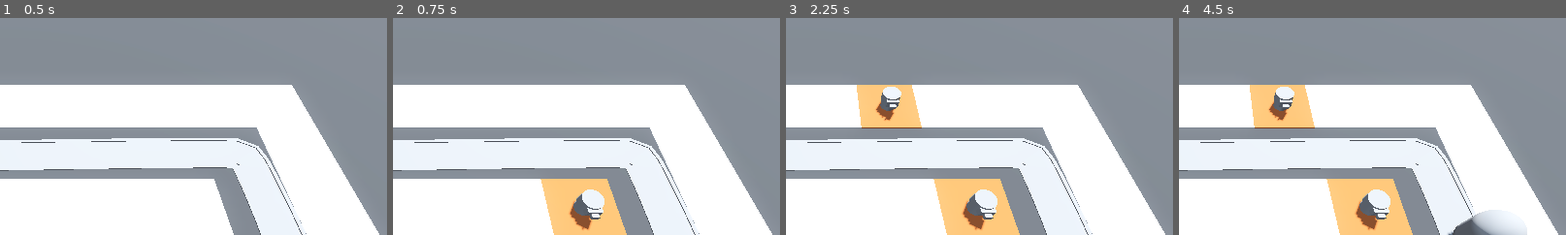
Above: before the commit, frames 1-4 (left to right).
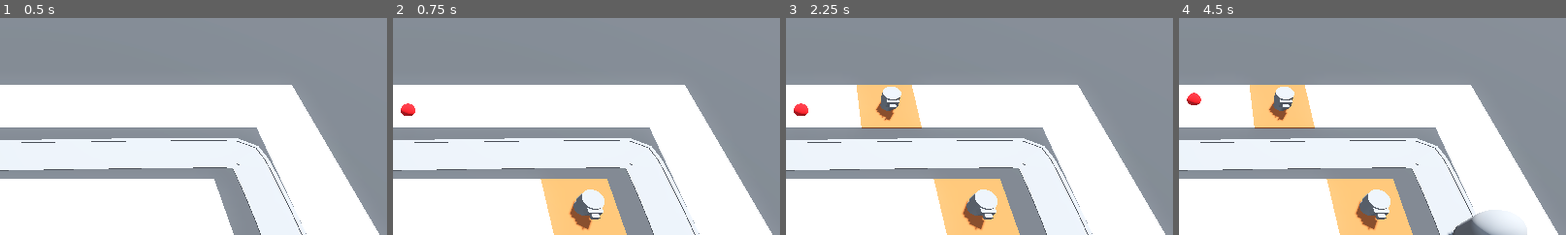
Above: after the commit, the same moments.

Repository: ivdobry/barbarianTD
Game: Godot game, scene res://scenes/base_level.tscn
Two runs of this game, one before a commit and one after it. Both use one fixed random seed, a clock stepped at 60 frames per second and the inputs below.
Inputs (mouse positions are % of the whole screen's width and height, from its top left):
- Up to frame 1 (0.5 s): no input
- Up to frame 2 (0.75 s): move the mouse to (72, 45) at 0.52 s; press the mouse at (72, 45) at 0.53 s
- Up to frame 3 (2.25 s): move the mouse to (30, 55) at 1.27 s; release the mouse at (30, 55) at 1.28 s; click (30, 55) at 1.35 s; move the mouse to (60, 28) at 2.02 s; press the mouse at (60, 28) at 2.03 s
- Up to frame 4 (4.5 s): move the mouse to (45, 70) at 2.77 s; release the mouse at (45, 70) at 2.78 s; click (45, 70) at 2.85 s; move the mouse to (80, 65) at 3.52 s; press the mouse at (80, 65) at 3.53 s; move the mouse to (20, 35) at 4.27 s; release the mouse at (20, 35) at 4.28 s; click (20, 35) at 4.35 s
The pictures show only the part of the screen within x 48-98%, y 4-53%; the shares and areas given below are measured in that part.

Frame 1 is identical in both runs. In frame 2, 0.2% of the frame differs, in the area x 2-6%, y 39-46%; in frame 3, 0.2%; in frame 4, 0.2%.

Commit message:
Add turret projectiles.

Diff:
--- /dev/null
+++ b/scenes/turret/projectile.gd
@@ -0,0 +1,8 @@
+extends Area3D
+
+var direction := Vector3.FORWARD
+
+@export var speed := 30.0
+
+func _physics_process(delta: float) -> void:
+	position += direction * speed * delta
--- /dev/null
+++ b/scenes/turret/projectile.tscn
@@ -0,0 +1,21 @@
+[gd_scene load_steps=5 format=3 uid="uid://ctuljos7s12gd"]
+
+[ext_resource type="Script" uid="uid://b3hm03lsh381i" path="res://scenes/turret/projectile.gd" id="1_78ogm"]
+
+[sub_resource type="StandardMaterial3D" id="StandardMaterial3D_30my0"]
+albedo_color = Color(0.8628994, 0, 0.044554062, 1)
+
+[sub_resource type="SphereMesh" id="SphereMesh_78ogm"]
+material = SubResource("StandardMaterial3D_30my0")
+
+[sub_resource type="SphereShape3D" id="SphereShape3D_fcm3p"]
+
+[node name="Projectile" type="Area3D"]
+top_level = true
+script = ExtResource("1_78ogm")
+
+[node name="MeshInstance3D" type="MeshInstance3D" parent="."]
+mesh = SubResource("SphereMesh_78ogm")
+
+[node name="CollisionShape3D" type="CollisionShape3D" parent="."]
+shape = SubResource("SphereShape3D_fcm3p")
--- /dev/null
+++ b/scenes/turret/turret.gd
@@ -0,0 +1,13 @@
+extends Node3D
+
+@export var projectile: PackedScene
+
+# Called when the node enters the scene tree for the first time.
+func _ready() -> void:
+	var shot = projectile.instantiate()
+	add_child(shot)
+
+
+# Called every frame. 'delta' is the elapsed time since the previous frame.
+func _process(_delta: float) -> void:
+	pass
--- a/scenes/turret/turret.tscn
+++ b/scenes/turret/turret.tscn
@@ -1,4 +1,7 @@
-[gd_scene load_steps=5 format=3 uid="uid://sgdja3wa56la"]
+[gd_scene load_steps=7 format=3 uid="uid://sgdja3wa56la"]
+
+[ext_resource type="Script" uid="uid://dinnsg7vqpa0n" path="res://scenes/turret/turret.gd" id="1_i6dxt"]
+[ext_resource type="PackedScene" uid="uid://ctuljos7s12gd" path="res://scenes/turret/projectile.tscn" id="2_rmqmx"]
 
 [sub_resource type="CylinderMesh" id="CylinderMesh_f8wgh"]
 height = 1.0
@@ -15,6 +18,8 @@
 size = Vector3(0.4, 0.2, 0.5)
 
 [node name="Turret" type="Node3D"]
+script = ExtResource("1_i6dxt")
+projectile = ExtResource("2_rmqmx")
 
 [node name="TurretBase" type="MeshInstance3D" parent="."]
 transform = Transform3D(1, 0, 0, 0, 1, 0, 0, 0, 1, 0, 0.5, 0)
Not shown, added: scenes/turret/projectile.gd.uid
Not shown, added: scenes/turret/turret.gd.uid
